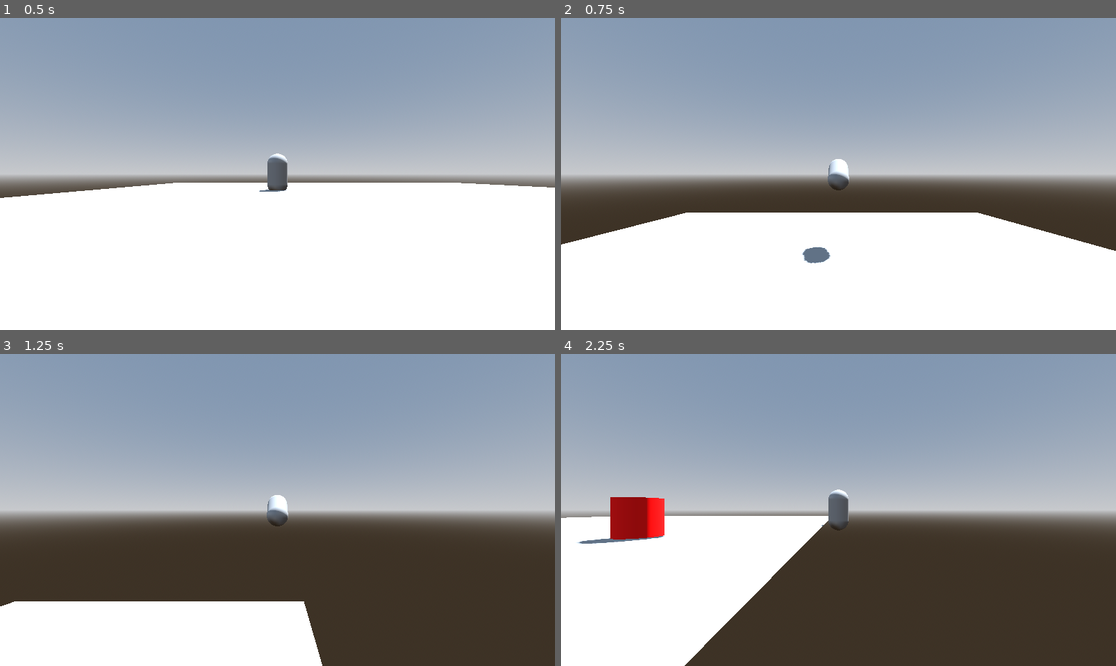
Above: before the commit, frames 1-4 (two rows, left to right).
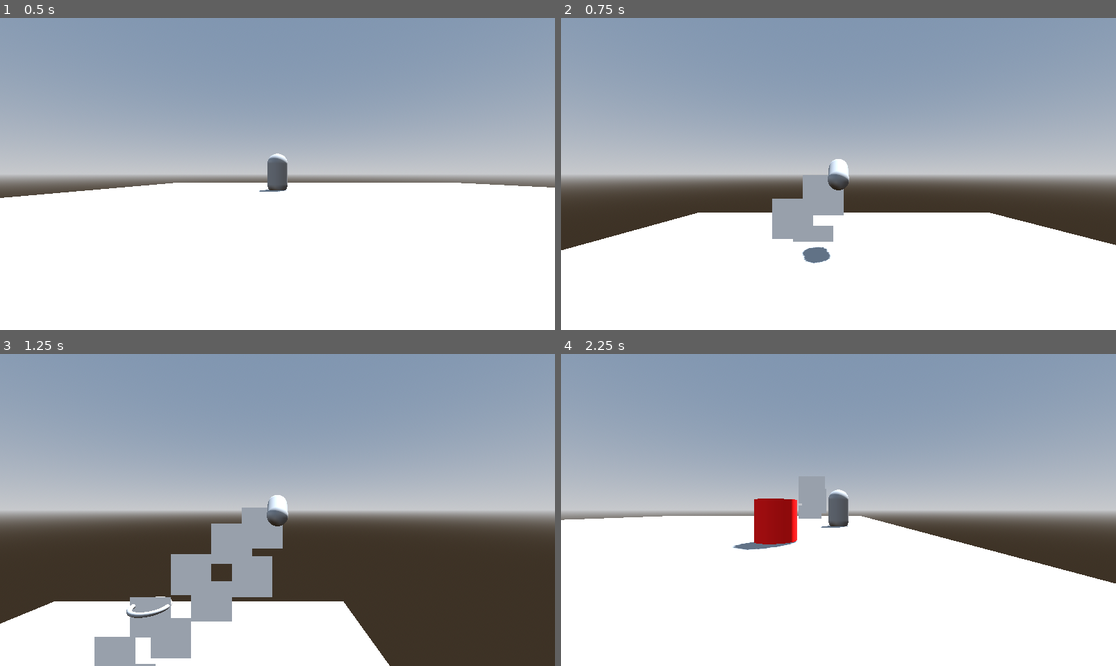
Above: after the commit, the same moments.

Repository: CE-Studio/Kevin3D4
Game: Godot game, scene res://Scenes/game.tscn
Same seed, same stepped clock (60 frames per second), same inputs: the game is played once before the commit and once after it.
Inputs (mouse positions are in pixels of both pictures, inside the frame that each line leads up to):
- Up to frame 1 (0.5 s): no input
- Up to frame 2 (0.75 s): tap Enter (ui_accept) at 0.5 s; move the mouse to (960, 158) at 0.52 s; hold Right (ui_right) from 0.53 s (still down); hold Shift (Sprint) from 0.53 s (still down); click (960, 158) at 0.6 s
- Up to frame 3 (1.25 s): keep holding Right (ui_right); keep holding Shift (Sprint); tap Enter (ui_accept) at 0.77, 1.07 s
- Up to frame 4 (2.25 s): move the mouse to (727, 525) at 1.27 s; release Right (ui_right) at 1.28 s; release Shift (Sprint) at 1.28 s; hold Down (ui_down) 1.28-2.03 s; tap Shift (Sprint) at 1.35 s; tap Enter (ui_accept) at 1.52, 1.55, 1.82, 2.1 s; move the mouse to (894, 441) at 2.02 s; hold Right (ui_right) from 2.03 s (still down)

Frame 1 is identical in both runs. In frame 2, 2.6% of the frame differs, in the area x 0-100%, y 50-79%; in frame 3, 8.9%; in frame 4, 29%, in the area x 0-100%, y 42-100%.

Commit message:
Particles!

Diff:
--- a/Scenes/Player.tscn
+++ b/Scenes/Player.tscn
@@ -6,6 +6,33 @@
 height = 1.5
 
 [sub_resource type="CapsuleMesh" id="CapsuleMesh_oyuf3"]
+
+[sub_resource type="Curve" id="Curve_lhy33"]
+_data = [Vector2(0, 0.428571), 0.0, -2.17363, 0, 0, Vector2(0.347826, 1), 0.0, 0.0, 0, 0, Vector2(1, 0), 0.0, 0.0, 0, 0]
+point_count = 3
+
+[sub_resource type="CurveTexture" id="CurveTexture_bui1d"]
+curve = SubResource("Curve_lhy33")
+
+[sub_resource type="ParticleProcessMaterial" id="ParticleProcessMaterial_3540e"]
+gravity = Vector3(0, 0, 0)
+scale_curve = SubResource("CurveTexture_bui1d")
+
+[sub_resource type="TorusMesh" id="TorusMesh_nbihh"]
+lightmap_size_hint = Vector2i(4, 2)
+inner_radius = 0.773
+
+[sub_resource type="Skin" id="Skin_vdfac"]
+
+[sub_resource type="ParticleProcessMaterial" id="ParticleProcessMaterial_48lg5"]
+
+[sub_resource type="StandardMaterial3D" id="StandardMaterial3D_cxwu6"]
+billboard_mode = 1
+
+[sub_resource type="PlaneMesh" id="PlaneMesh_d6tyb"]
+lightmap_size_hint = Vector2i(11, 11)
+material = SubResource("StandardMaterial3D_cxwu6")
+orientation = 2
 
 [node name="Player" type="CharacterBody3D"]
 script = ExtResource("1_rk3cd")
@@ -20,3 +47,22 @@
 spring_length = 10.0
 
 [node name="Camera3D" type="Camera3D" parent="SpringArm3D"]
+
+[node name="Double Jump Effect" type="GPUParticles3D" parent="."]
+transform = Transform3D(1, 0, 0, 0, 1, 0, 0, 0, 1, 0, -1.08992, 0)
+emitting = false
+amount = 1
+process_material = SubResource("ParticleProcessMaterial_3540e")
+draw_pass_1 = SubResource("TorusMesh_nbihh")
+draw_skin = SubResource("Skin_vdfac")
+
+[node name="Sprint" type="GPUParticles3D" parent="."]
+transform = Transform3D(1, 0, 0, 0, 1, 0, 0, 0, 1, 0, -0.65252, 0)
+cast_shadow = 0
+process_material = SubResource("ParticleProcessMaterial_48lg5")
+draw_pass_1 = SubResource("PlaneMesh_d6tyb")
+
+[node name="Dive" type="GPUParticles3D" parent="."]
+transform = Transform3D(1, 0, 0, 0, 1, 0, 0, 0, 1, 0, -2.81575, 0)
+process_material = SubResource("ParticleProcessMaterial_48lg5")
+draw_pass_1 = SubResource("PlaneMesh_d6tyb")
--- a/Scripts/Player.gd
+++ b/Scripts/Player.gd
@@ -14,13 +14,21 @@
 var gravity = ProjectSettings.get_setting("physics/3d/default_gravity")
 
 
+func _ready():
+	$"Double Jump Effect".one_shot = true
+	$"Double Jump Effect".emitting = false
+	$Sprint.emitting = false
+	$Dive.one_shot = true
+	$Dive.emitting = false
 func _physics_process(delta):
 
 	#sprinting
 	if Input.is_action_pressed("Sprint"):
-		Sprint = 2
+		Sprint = 1.5
+		$Sprint.emitting = true
 	else:
 		Sprint = 1
+		$Sprint.emitting = false
 
 
 	# Add the gravity.
@@ -36,6 +44,8 @@
 	if Input.is_action_just_pressed("ui_accept") and jumps < 2:
 		velocity.y = JUMP_VELOCITY
 		jumps += 1
+		if jumps > 1:
+			$"Double Jump Effect".emitting = true
 	# Get the input direction and handle the movement/deceleration.
 	# As good practice, you should replace UI actions with custom gameplay actions.
 	var input_dir = Input.get_vector("ui_left", "ui_right", "ui_up", "ui_down")
@@ -58,8 +68,8 @@
 		dives += 1
 		$MeshInstance3D.rotate_x(-1)
 		isDiving = true
+		$Dive.emitting = true
 	if isDiving:
-
 		velocity.x = direction2.x * DIVE_VELOCITY * Sprint
 		velocity.z = direction2.z * DIVE_VELOCITY * Sprint
 		if Input.is_action_just_pressed("ui_accept"):
Not shown: 1 places in Scenes/Player.tscn that only renumber resources
